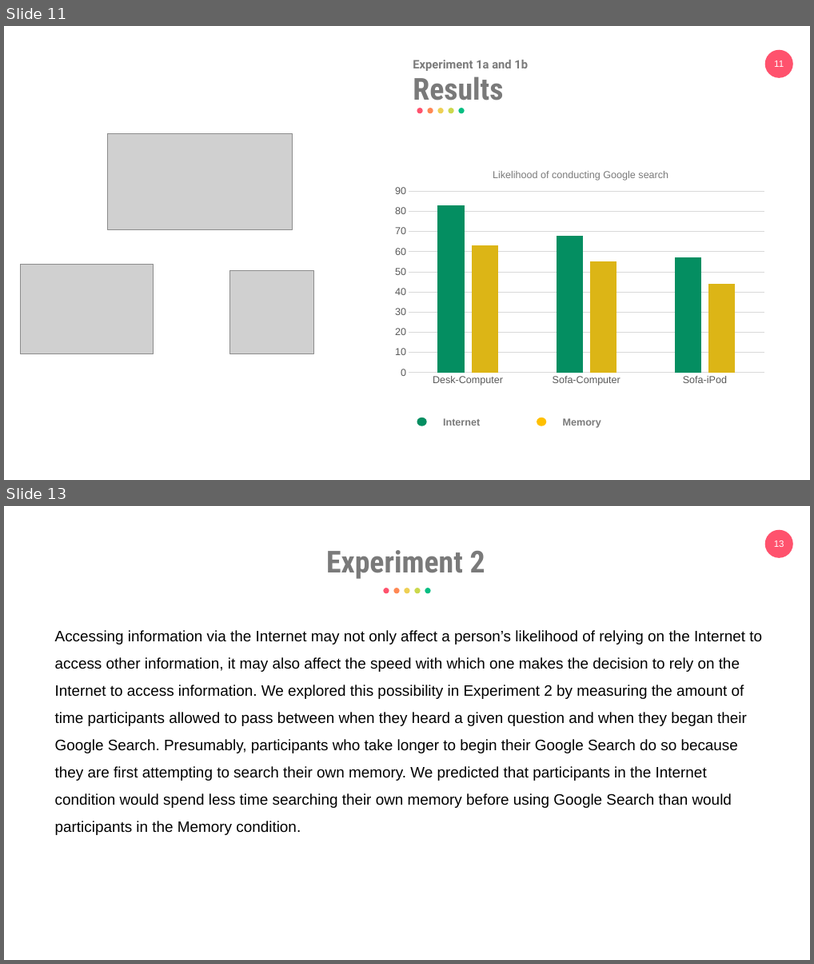
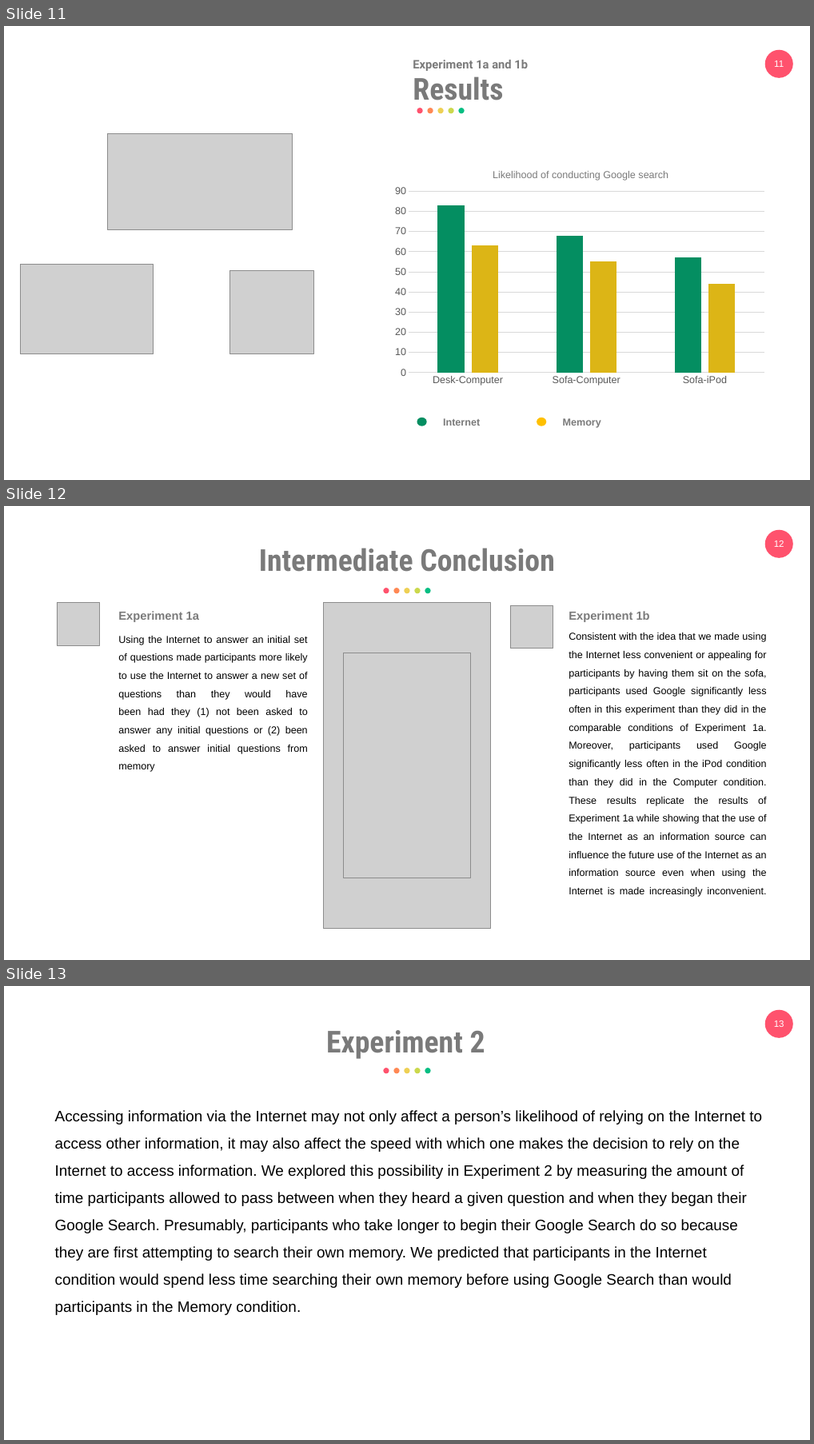
Before and after one commit to eemintz/ResearchML, a slide deck: PresentationEliyahuMintz.pptx. Shown one above the other, each under a label of ours: slides 11 and 13 before the commit, slides 11, 12 and 13 after it; the slides between them are not shown. The pictures are 814x964 and 814x1444 pixels, drawn with LibreOffice and Linux fonts; fonts in the diff are those of the drawing; grey boxes stand for pictures. Boxes give left, top, right and bottom in pixels: in the first picture for what was removed or moved away, otherwise in the second. Text is boxed around its words. In the diff, an @@ line names an element or a change of style, - is before the commit and + after.

```diff
--- a/PresentationEliyahuMintz.pptx
+++ b/PresentationEliyahuMintz.pptx
@@ slide 12 added at [4,506,810,960], background #FFFFFF; not listed: 2 template elements that a slide beside it also shows @@
@@ text added at [259,548,554,572], 36 pt, text #7A7A7A, bold @@
+Intermediate Conclusion
@@ group added at [384,588,431,594]: 5 ellipses @@
@@ picture added at [57,602,99,645] @@
@@ text added at [118,611,199,622], 14 pt, text #7A7A7A, bold @@
+Experiment 1a
@@ picture added at [324,602,490,928] @@
@@ picture added at [510,605,554,648] @@
@@ text added at [569,611,650,622], 14 pt, text #7A7A7A, bold @@
+Experiment 1b
@@ text added at [118,636,308,772], 12 pt, text #000000 @@
+Using the Internet to answer an initial set
+of questions made participants more likely to use the Internet to answer a new set of questions than they would have
+been had they (1) not been asked to answer any initial questions or (2) been asked to answer initial questions from memory
@@ text added at [569,632,767,896], 12 pt, text #000000 @@
+Consistent with the idea that we made using the Internet less convenient or appealing for participants by having them sit on the sofa, participants used Google significantly less often in this experiment than they did in the comparable conditions of Experiment 1a. Moreover, participants used Google significantly less often in the iPod condition than they did in the Computer condition. These results replicate the results of Experiment 1a while showing that the use of the Internet as an information source can influence the future use of the Internet as an information source even when using the Internet is made increasingly inconvenient.
@@ picture added at [344,652,471,877] @@
```
Also in this commit, not shown: 5 slides changed, 2 other slides added, 2 slides removed.
